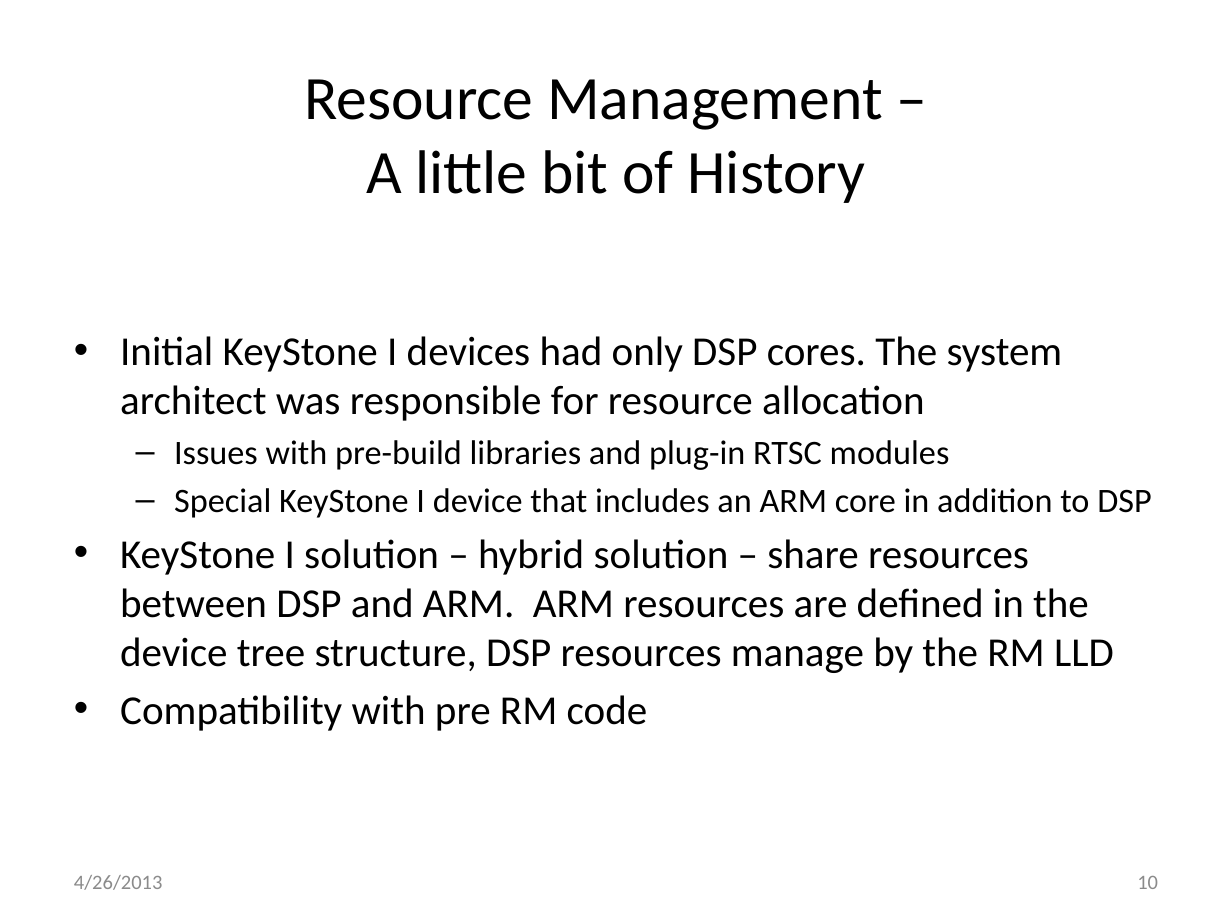
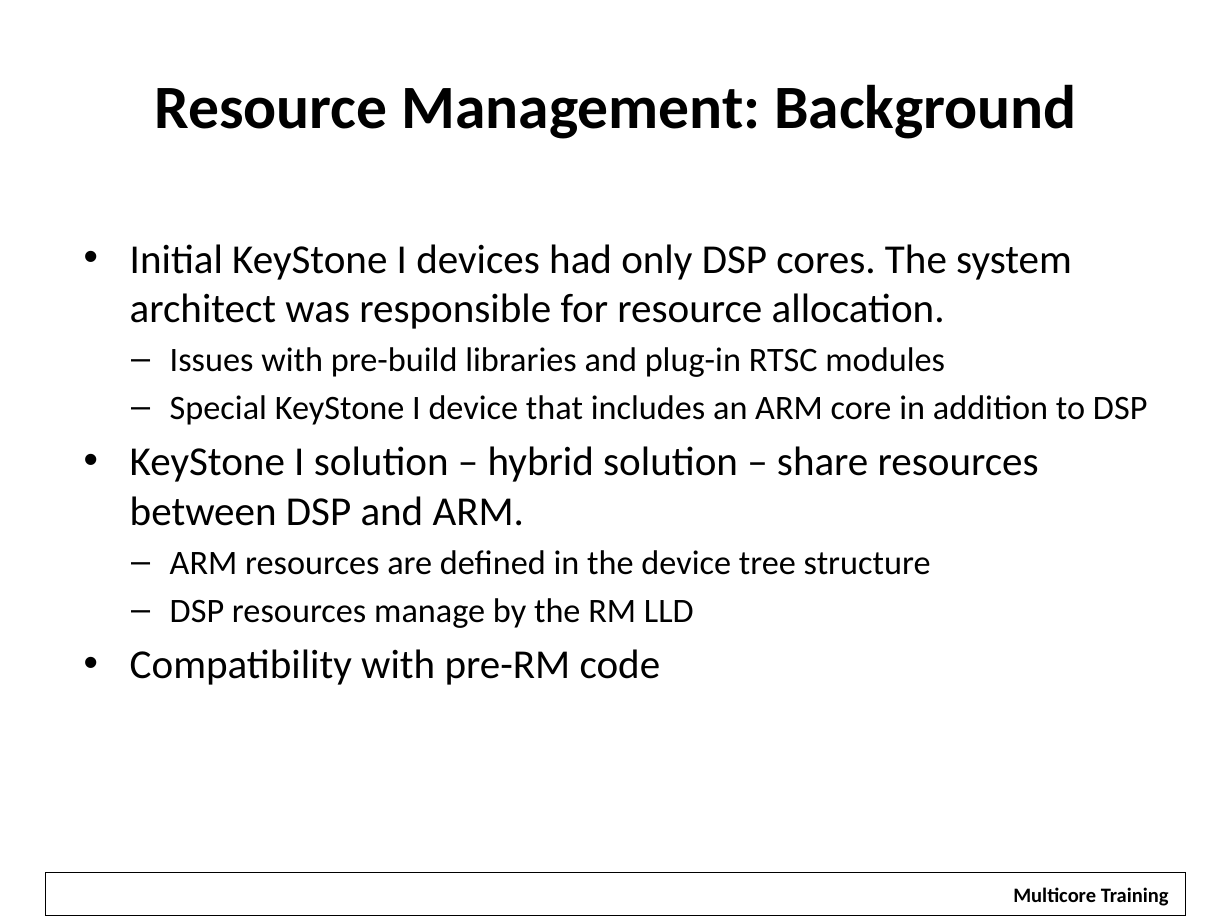
Before and after one commit to hari1989/keystone-workshop, a slide deck: slide 10 of preliminary/Working/presentations/KeyStone Peripherals Usage.pptx. Drawn at 1232x924 pixels with LibreOffice and Linux fonts; fonts in the diff are those of the drawing; background and template pictures are left out. Boxes give left, top, right and bottom in pixels: in the first picture for what was removed or moved away, otherwise in the second. Text is boxed around its words. In the diff, an @@ line names an element or a change of style, - is before the commit and + after.

```diff
--- a/preliminary/Working/presentations/KeyStone Peripherals Usage.pptx
+++ b/preliminary/Working/presentations/KeyStone Peripherals Usage.pptx
@@ title at <box>154,84,1077,139</box>: text changed; bold on @@
-Resource Management –
-A little bit of History
+Resource Management: Background
@@ text "Initial KeyStone I devices had ...": place and size @@
-text "Initial KeyStone I devices had ..." at <box>120,336,1152,731</box>
+text "Initial KeyStone I devices had ..." at <box>130,244,1148,685</box>
@@ text at <box>130,244,1072,329</box>: text changed @@
-• Initial KeyStone I devices had only DSP cores. The system architect was responsible for resource allocation
+• Initial KeyStone I devices had only DSP cores. The system architect was responsible for resource allocation.
@@ text at <box>170,347,1148,425</box>: indent changed @@
@@ text at <box>130,446,1039,685</box>: text changed @@
-• KeyStone I solution – hybrid solution – share resources between DSP and ARM. ARM resources are defined in the device tree structure, DSP resources manage by the RM LLD
-• Compatibility with pre RM code
+• KeyStone I solution – hybrid solution – share resources between DSP and ARM.
+  – ARM resources are defined in the device tree structure
+  – DSP resources manage by the RM LLD
+• Compatibility with pre-RM code
@@ rectangle added at <box>46,872,1186,915</box>, outline #000000 0.75 pt @@
@@ text removed at <box>74,875,163,890</box> @@
-4/26/2013
@@ rectangle added at <box>999,876,1181,913</box>, fill #FFFFFF, 12 pt, text #000000, bold @@
+Multicore Training
@@ page number removed at <box>1137,876,1158,889</box> @@
-10
```
Also in this commit, not shown: 83 other slides changed, 8 slides added, 5 slides removed.
